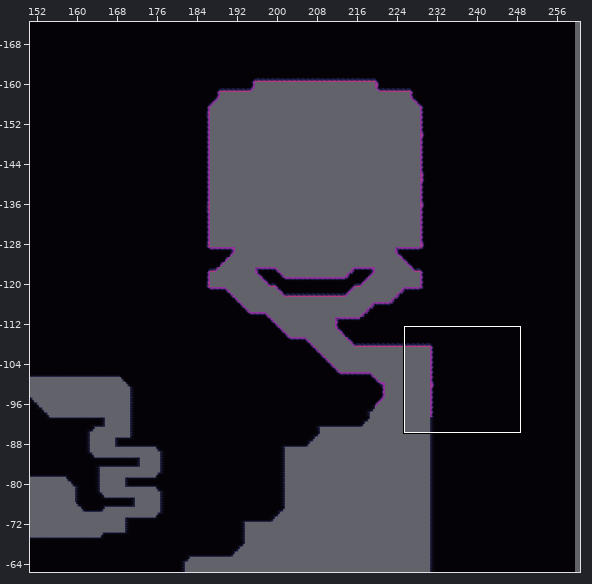
One commit to this Tiled map: UnityProject/CaseFileDream/Assets/CaseFileDream/TileSets/Tiled/TutorialLevel/TutorialAreaTileMap.tmx. The picture above shows the old version from afar; the outline marks the close-up.
Close-up. Before:
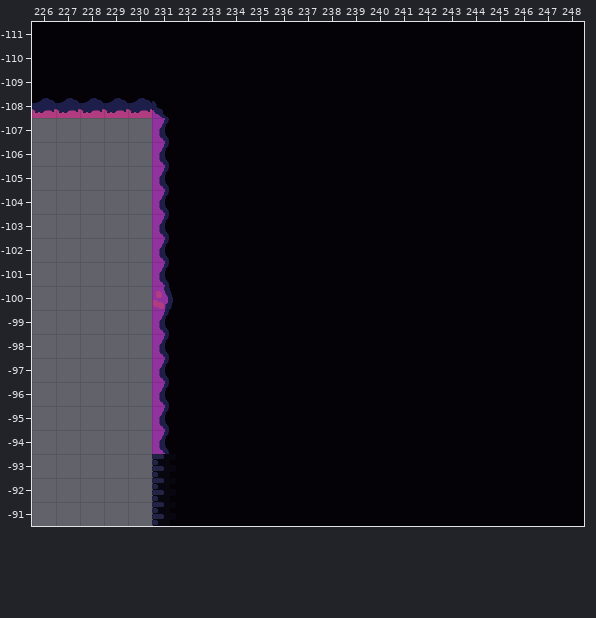
Cells are 32x32 px. Shown: x 226..248, y -111..-91.
After the commit:
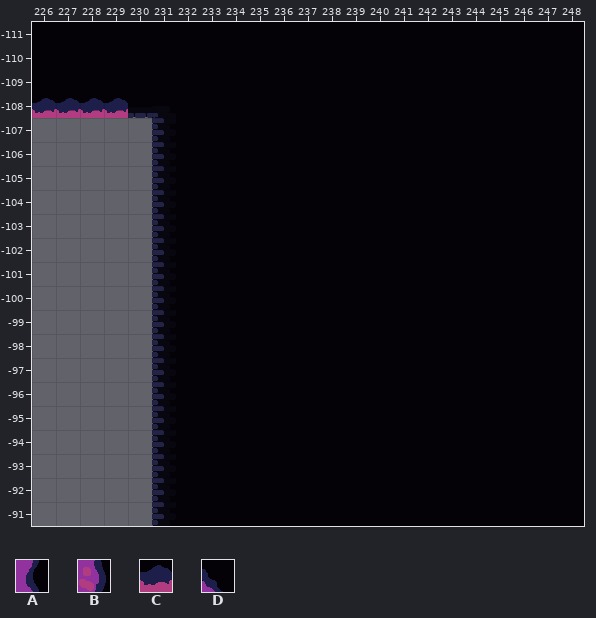
Key: from "MossOverlay": A 8, B 16, C 25, D 49.
_ is an empty cell.
The commit says: edited lighting moss area
Diff:
Layer "Moss":
y -108: x 230..231 CD -> __
y -107..-101: x 231 A -> _
y -100: x 231 B -> _
y -99..-94: x 231 A -> _
